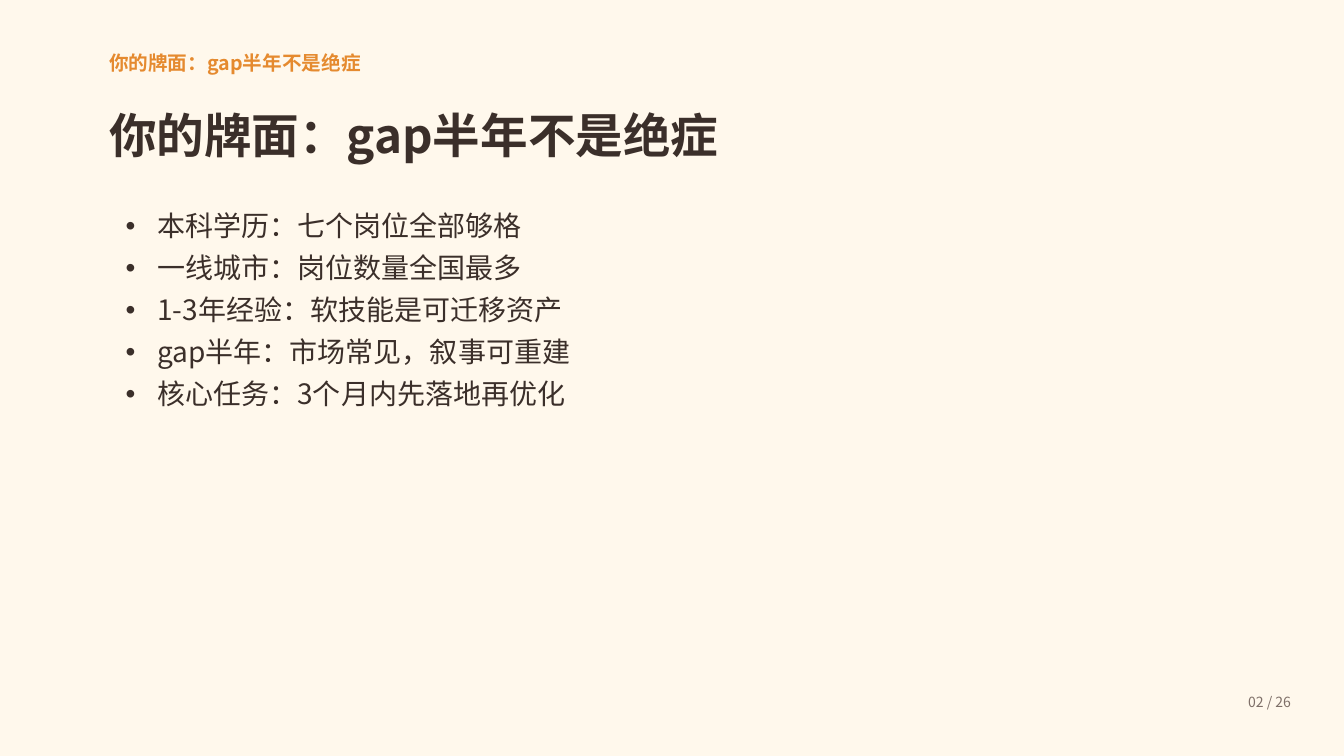
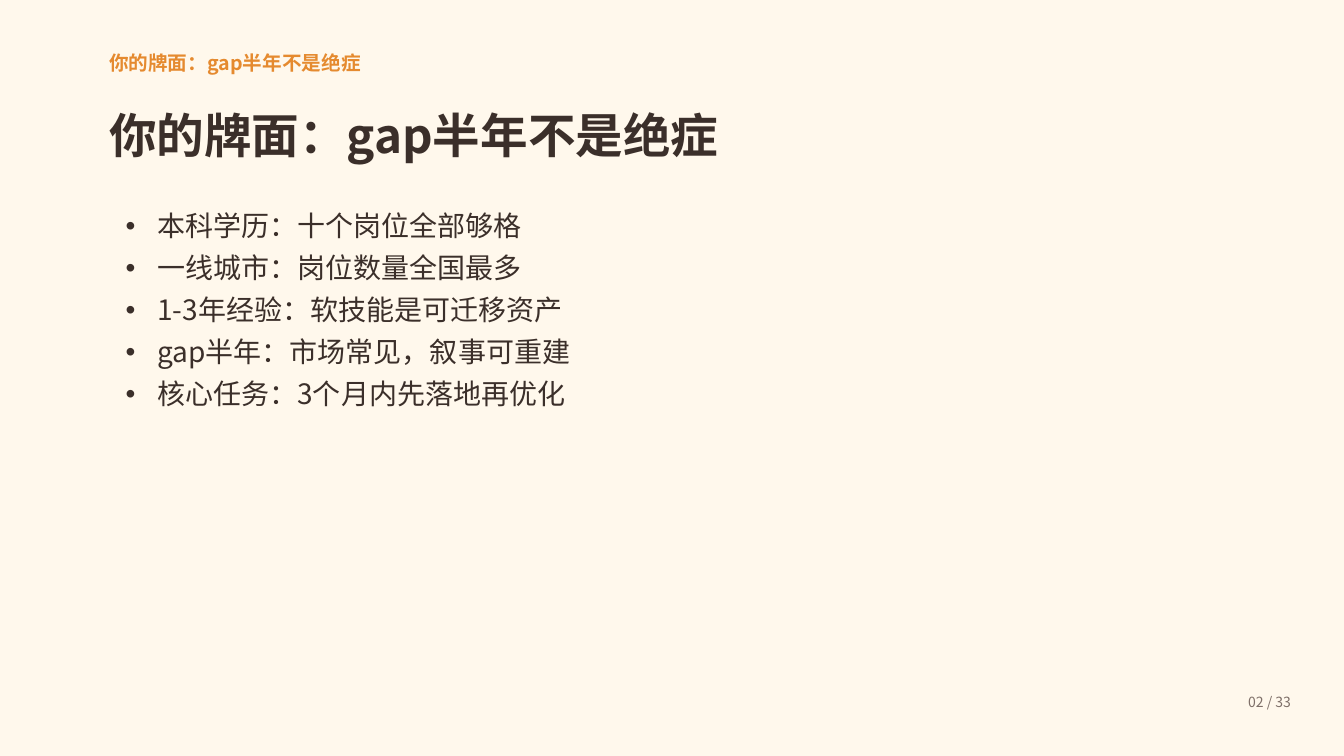
Before and after one commit to Honglixi99/Honglixi99.github.io, a slide deck: slide 2 of static/lulu/ppt/career-guide.pptx. Drawn at 1344x756 pixels with LibreOffice and Linux fonts; fonts in the diff are those of the drawing. Boxes give left, top, right and bottom in pixels: in the first picture for what was removed or moved away, otherwise in the second. Text is boxed around its words. In the diff, an @@ line names an element or a change of style, - is before the commit and + after.

```diff
--- a/static/lulu/ppt/career-guide.pptx
+++ b/static/lulu/ppt/career-guide.pptx
@@ text at bbox=[157, 212, 522, 239]: text changed @@
-• 本科学历：七个岗位全部够格
+• 本科学历：十个岗位全部够格
@@ text at bbox=[1248, 696, 1291, 707]: text changed @@
-02 / 26
+02 / 33
```
Also in this commit, not shown: 25 other slides changed, 7 slides added, 6 other files.
